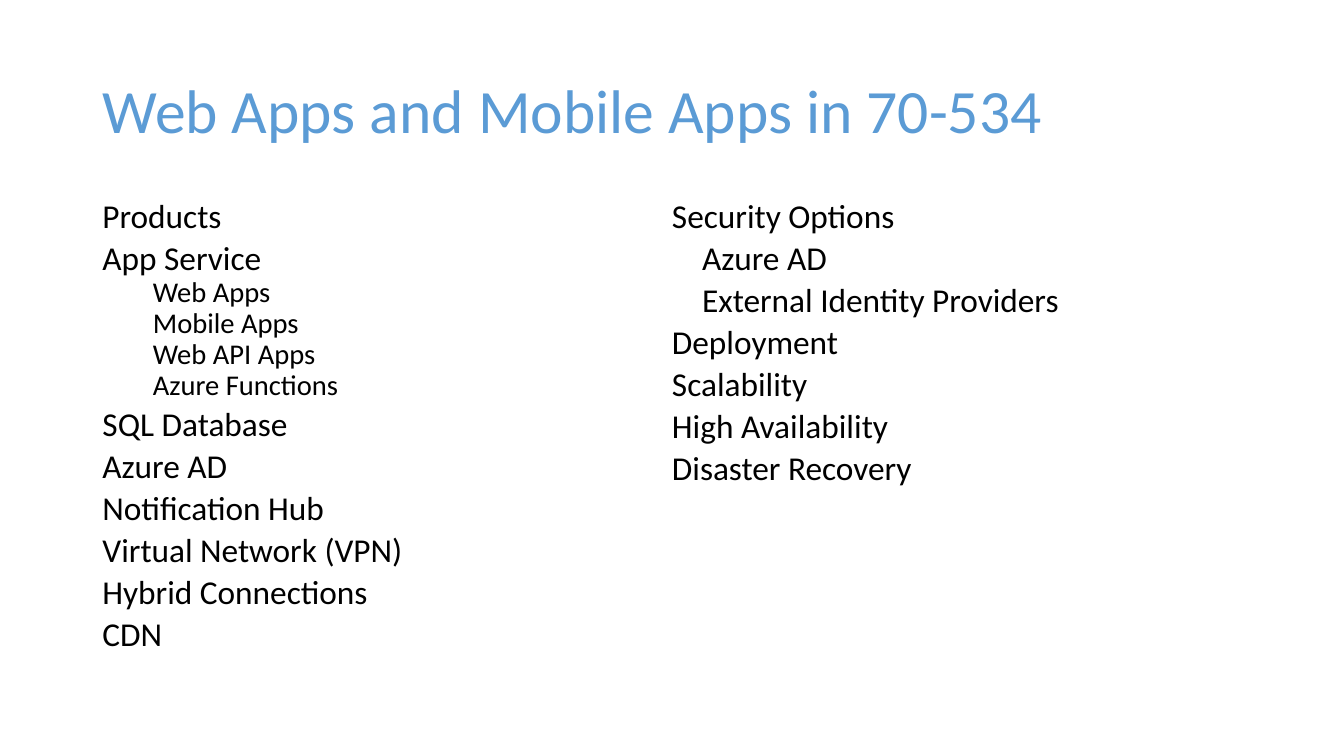
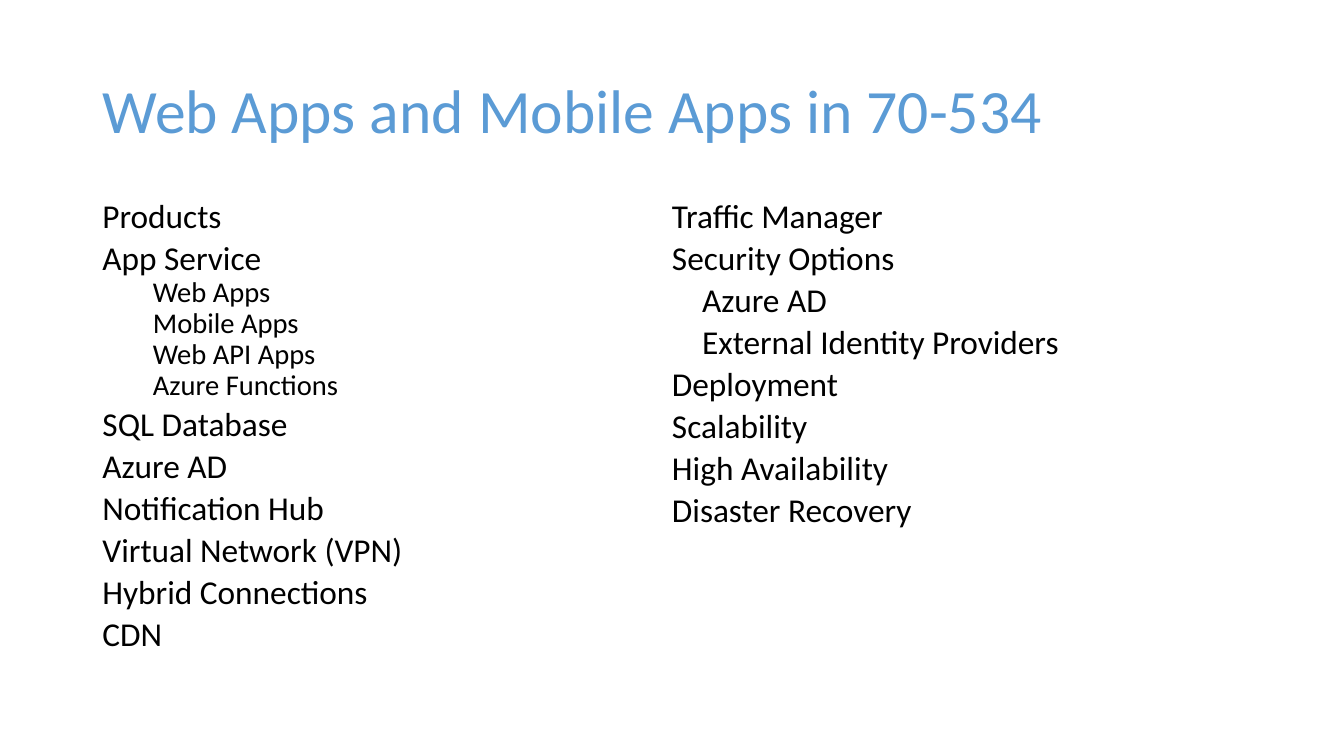
Before and after one commit to dstolts/70-534, a slide deck: slide 5 of Presentations/70-534-WebAndMobile.pptx. Drawn at 1344x756 pixels with LibreOffice and Linux fonts; fonts in the diff are those of the drawing. Boxes give left, top, right and bottom in pixels: in the first picture for what was removed or moved away, otherwise in the second. Text is boxed around its words. In the diff, an @@ line names an element or a change of style, - is before the commit and + after.

```diff
--- a/Presentations/70-534-WebAndMobile.pptx
+++ b/Presentations/70-534-WebAndMobile.pptx
@@ text at <box>672,205,882,234</box>: paragraph added @@
+Traffic Manager
```
Also in this commit, not shown: 6 other slides changed.
